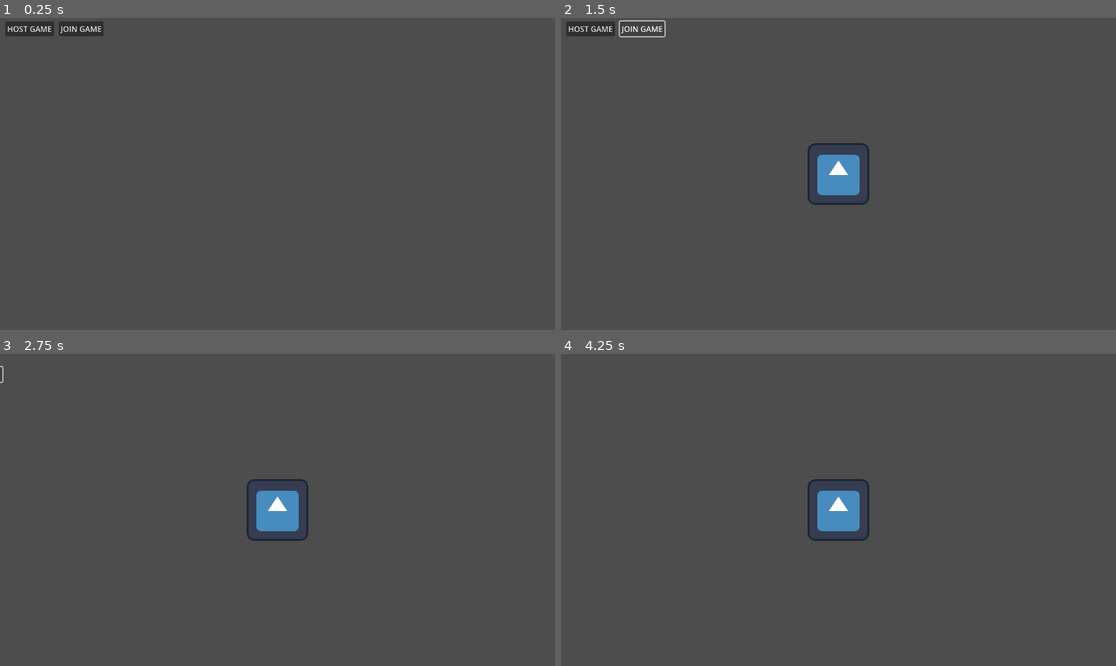
Above: before the commit, frames 1-4 (two rows, left to right).
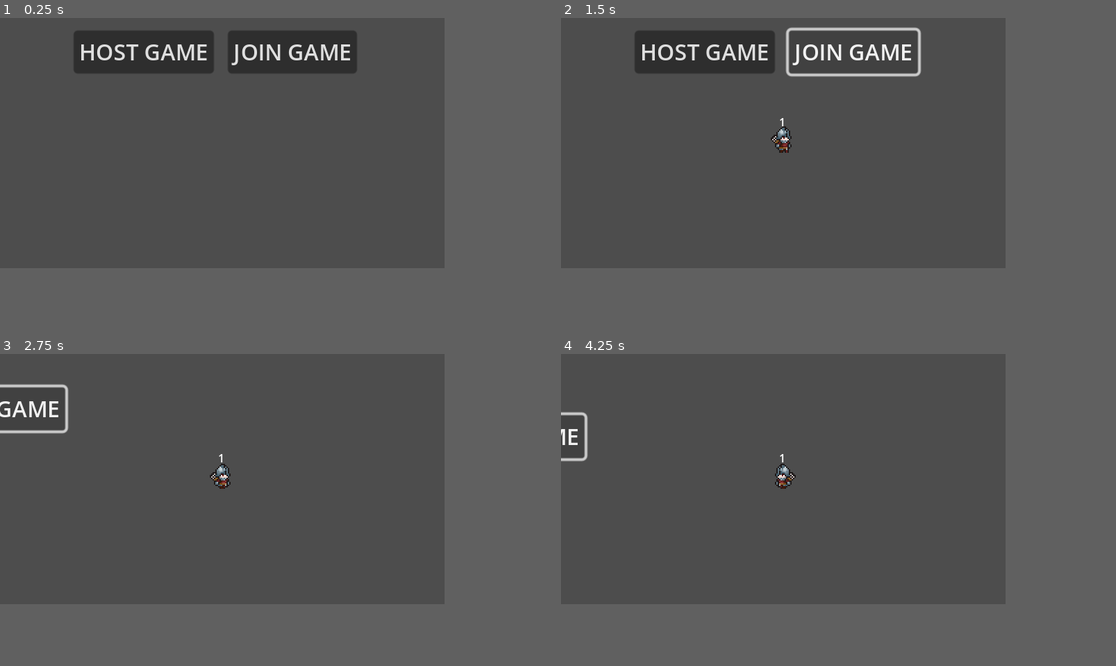
Above: after the commit, the same moments.

Repository: Folkor42/multiplayer-testing
Game: Godot game, scene res://main.tscn
The game is run twice, just before and just after one commit, with the same random seed, the same clock (stepped at 60 frames per second) and the same inputs. The engine's default icon, where the game draws it, is replaced by a stand-in: a white triangle on a blue panel in a dark square.
Inputs:
- Up to frame 1 (0.25 s): no input
- Up to frame 2 (1.5 s): click "HOST GAME" at 0.5 s; click "JOIN GAME" at 1.25 s
- Up to frame 3 (2.75 s): hold Right (ui_right) from 2.03 s (still down); tap M (SwitchMat, bound only after the commit) at 2.1 s; tap Up (ui_up) at 2.27 s; tap Z (attack, bound only after the commit) at 2.3 s
- Up to frame 4 (4.25 s): tap Z (attack, bound only after the commit) at 2.85, 3.8 s; tap Up (ui_up) at 3.02 s; tap M (SwitchMat, bound only after the commit) at 3.05, 3.6 s; release Right (ui_right) at 3.53 s; hold Left (ui_left) from 3.53 s (still down)
In our replay, the window is 799x449 before the commit and 640x360 after it. These sizes can differ from the game's own. Grey fills any space a smaller window leaves; there, only what the larger window draws over its background counts as a difference.

The runs differ from the first frame. In frame 1, 6.8% of the frame differs, in the area x 1-65%, y 1-18%; in frame 2, 6.5%; in frame 3, 2.2%; in frame 4, 1.8%.

Commit message:
Added in player and birds to fight.

Diff:
--- /dev/null
+++ b/bird.gd
@@ -0,0 +1,54 @@
+extends CharacterBody2D
+@onready var turnaround: Timer = $Turnaround
+@onready var sprite: Sprite2D = $Sprite2D
+@onready var animation_player: AnimationPlayer = $Sprite2D/AnimationPlayer
+@onready var hit_box: Area2D = $HitBox
+
+signal Enemy_Damaged
+
+var walk_speed : int = 20
+var hp : int = 3
+var edelta : float = 0
+
+func _ready() -> void:
+	velocity.x = walk_speed
+	turnaround.timeout.connect(turn_around)
+	hit_box.Damaged.connect( _take_damage )
+	get_tree().process_frame.connect(_each_frame)
+	pass
+
+func _process(_delta: float) -> void:
+	edelta=_delta
+	move_and_slide()
+
+func turn_around()->void:
+	walk_speed *= -1
+	sprite.flip_h = !sprite.flip_h
+	velocity.x = walk_speed
+
+func _take_damage ( hurt_box : HurtBox ) -> void:
+	hp -= hurt_box.damage
+	if hp > 0:
+		print("OW")
+		velocity = Vector2.ZERO
+		Enemy_Damaged.emit( hurt_box )
+		animation_player.play("hurt")
+		await animation_player.animation_finished
+		animation_player.play("idle")
+		velocity.x = walk_speed
+	else:
+		queue_free()
+
+func _enter_tree() -> void:
+	set_multiplayer_authority(name.to_int())
+
+@rpc("unreliable","any_peer","call_local") func updatePos (id, pos, animation, flip):
+	if !is_multiplayer_authority():
+		if name == id:
+			position = lerp (position, pos, edelta * 15)
+			animation_player.play(animation)
+			sprite.flip_h=flip
+
+func _each_frame():
+	if is_multiplayer_authority():
+		rpc("updatePos", name, position,animation_player.current_animation, sprite.flip_h)
--- /dev/null
+++ b/bird.tscn
@@ -0,0 +1,120 @@
+[gd_scene load_steps=10 format=3 uid="uid://tapx1dp63xpa"]
+
+[ext_resource type="Script" path="res://bird.gd" id="1_8nysf"]
+[ext_resource type="Texture2D" uid="uid://d4hq6868ex0ou" path="res://BIRDSPRITESHEET_White.png" id="1_mv1xi"]
+[ext_resource type="PackedScene" uid="uid://dy37i2pue1viu" path="res://hit_box.tscn" id="3_3547t"]
+
+[sub_resource type="Animation" id="Animation_uq2jj"]
+length = 0.001
+tracks/0/type = "value"
+tracks/0/imported = false
+tracks/0/enabled = true
+tracks/0/path = NodePath(".:frame")
+tracks/0/interp = 1
+tracks/0/loop_wrap = true
+tracks/0/keys = {
+"times": PackedFloat32Array(0),
+"transitions": PackedFloat32Array(1),
+"update": 1,
+"values": [0]
+}
+tracks/1/type = "value"
+tracks/1/imported = false
+tracks/1/enabled = true
+tracks/1/path = NodePath(".:modulate")
+tracks/1/interp = 1
+tracks/1/loop_wrap = true
+tracks/1/keys = {
+"times": PackedFloat32Array(0),
+"transitions": PackedFloat32Array(1),
+"update": 0,
+"values": [Color(1, 1, 1, 1)]
+}
+
+[sub_resource type="Animation" id="Animation_0xnsa"]
+resource_name = "idle"
+length = 0.4
+loop_mode = 1
+tracks/0/type = "value"
+tracks/0/imported = false
+tracks/0/enabled = true
+tracks/0/path = NodePath(".:frame")
+tracks/0/interp = 1
+tracks/0/loop_wrap = true
+tracks/0/keys = {
+"times": PackedFloat32Array(0, 0.4),
+"transitions": PackedFloat32Array(1, 1),
+"update": 0,
+"values": [4, 7]
+}
+
+[sub_resource type="Animation" id="Animation_ne6qb"]
+resource_name = "hurt"
+length = 0.4
+tracks/0/type = "value"
+tracks/0/imported = false
+tracks/0/enabled = true
+tracks/0/path = NodePath(".:frame")
+tracks/0/interp = 1
+tracks/0/loop_wrap = true
+tracks/0/keys = {
+"times": PackedFloat32Array(0, 0.4),
+"transitions": PackedFloat32Array(1, 1),
+"update": 0,
+"values": [36, 39]
+}
+tracks/1/type = "value"
+tracks/1/imported = false
+tracks/1/enabled = true
+tracks/1/path = NodePath(".:modulate")
+tracks/1/interp = 1
+tracks/1/loop_wrap = true
+tracks/1/keys = {
+"times": PackedFloat32Array(0, 0.3, 0.4),
+"transitions": PackedFloat32Array(1, 1, 1),
+"update": 0,
+"values": [Color(0.729264, 0.0230083, 0.315938, 1), Color(0.74533, 0, 0.196397, 1), Color(1, 1, 1, 1)]
+}
+
+[sub_resource type="AnimationLibrary" id="AnimationLibrary_pq1g0"]
+_data = {
+"RESET": SubResource("Animation_uq2jj"),
+"hurt": SubResource("Animation_ne6qb"),
+"idle": SubResource("Animation_0xnsa")
+}
+
+[sub_resource type="RectangleShape2D" id="RectangleShape2D_5oi4m"]
+size = Vector2(9, 12)
+
+[sub_resource type="RectangleShape2D" id="RectangleShape2D_ap16t"]
+size = Vector2(18, 20)
+
+[node name="Bird" type="CharacterBody2D"]
+script = ExtResource("1_8nysf")
+
+[node name="Sprite2D" type="Sprite2D" parent="."]
+texture = ExtResource("1_mv1xi")
+hframes = 4
+vframes = 13
+
+[node name="AnimationPlayer" type="AnimationPlayer" parent="Sprite2D"]
+libraries = {
+"": SubResource("AnimationLibrary_pq1g0")
+}
+autoplay = "idle"
+
+[node name="CollisionShape2D" type="CollisionShape2D" parent="."]
+position = Vector2(-0.5, 6)
+shape = SubResource("RectangleShape2D_5oi4m")
+
+[node name="Turnaround" type="Timer" parent="."]
+wait_time = 2.0
+autostart = true
+
+[node name="HitBox" parent="." instance=ExtResource("3_3547t")]
+collision_layer = 4
+collision_mask = 0
+
+[node name="CollisionShape2D" type="CollisionShape2D" parent="HitBox"]
+position = Vector2(0, 1)
+shape = SubResource("RectangleShape2D_ap16t")
--- /dev/null
+++ b/hit_box.gd
@@ -0,0 +1,12 @@
+class_name HitBox extends Area2D
+
+signal Damaged( hurt_box : HurtBox )
+
+func _ready():
+	pass
+
+func _process( _delta ):
+	pass
+
+func TakeDamage ( hurt_box : HurtBox ) -> void:
+	Damaged.emit( hurt_box )
--- /dev/null
+++ b/hit_box.tscn
@@ -0,0 +1,6 @@
+[gd_scene load_steps=2 format=3 uid="uid://dy37i2pue1viu"]
+
+[ext_resource type="Script" path="res://hit_box.gd" id="1_rabl6"]
+
+[node name="HitBox" type="Area2D"]
+script = ExtResource("1_rabl6")
--- /dev/null
+++ b/hurt_box.gd
@@ -0,0 +1,16 @@
+class_name HurtBox extends Area2D
+
+signal did_damage
+
+@export var damage : int = 1
+
+
+func _ready():
+	area_entered.connect( AreaEntered )
+	pass
+
+func AreaEntered( a : Area2D ) -> void:
+	if a is HitBox:
+		did_damage.emit()
+		a.TakeDamage ( self )
+	pass
--- /dev/null
+++ b/hurt_box.tscn
@@ -0,0 +1,6 @@
+[gd_scene load_steps=2 format=3 uid="uid://whrnvwu5qqhf"]
+
+[ext_resource type="Script" path="res://hurt_box.gd" id="1_wuvj4"]
+
+[node name="HurtBox" type="Area2D"]
+script = ExtResource("1_wuvj4")
--- a/main.gd
+++ b/main.gd
@@ -1,16 +1,26 @@
 extends Node2D
+
+const BIRD_SCENE = preload("res://bird.tscn")
 
 @onready var host: Button = $Host
 @onready var join: Button = $Join
 @onready var camera_2d: Camera2D = $Camera2D
+@onready var timer: Timer = $Timer
 
 var peer = ENetMultiplayerPeer.new()
 @export var player_scene : PackedScene
-
+var mp_connected : bool = false
 
 func _ready() -> void:
 	host.pressed.connect (_on_host_pressed)
 	join.pressed.connect (_on_join_pressed)
+	multiplayer.peer_disconnected.connect(_on_player_disconnected)
+	timer.timeout.connect (spawn_bird)
+
+@rpc("authority", "call_remote")
+func spawn_bird()->void:
+	var bird = BIRD_SCENE.instantiate()
+	add_child(bird)
 
 func _on_host_pressed() -> void:
 	peer.create_server(12345)
@@ -18,12 +28,14 @@
 	multiplayer.peer_connected.connect(add_player)
 	add_player()
 	camera_2d.enabled=false
+	mp_connected=true
 	pass
 
 func _on_join_pressed() -> void:
-	peer.create_client("127.0.0.1", 12345)
+	peer.create_client("10.134.88.132", 12345)
 	multiplayer.multiplayer_peer = peer
 	camera_2d.enabled = false
+	mp_connected = true
 	pass
 
 func exit_game(id:int)->void:
@@ -42,3 +54,7 @@
 
 @rpc("any_peer", "call_local") func _del_player(id):
 	get_node(str(id)).queue_free()
+
+func _on_player_disconnected(id):
+	print ("Player %d left" % id)
+	get_node(str(id)).queue_free()
--- a/main.tscn
+++ b/main.tscn
@@ -10,19 +10,23 @@
 [node name="Camera2D" type="Camera2D" parent="."]
 
 [node name="Host" type="Button" parent="."]
-offset_left = -565.0
-offset_top = -317.0
-offset_right = -464.0
-offset_bottom = -286.0
+offset_left = -107.0
+offset_top = -81.0
+offset_right = -6.0
+offset_bottom = -50.0
 text = "HOST GAME"
 
 [node name="Join" type="Button" parent="."]
-offset_left = -454.0
-offset_top = -317.0
-offset_right = -367.0
-offset_bottom = -286.0
+offset_left = 4.0
+offset_top = -81.0
+offset_right = 97.0
+offset_bottom = -50.0
 text = "JOIN GAME"
 
 [node name="MultiplayerSpawner" type="MultiplayerSpawner" parent="."]
 _spawnable_scenes = PackedStringArray("res://player.tscn")
 spawn_path = NodePath("..")
+
+[node name="Timer" type="Timer" parent="."]
+wait_time = 5.0
+autostart = true
--- a/player.gd
+++ b/player.gd
@@ -2,17 +2,30 @@
 
 const SPEED = 300.0
 const JUMP_VELOCITY = -400.0
+@onready var camera_2d: Camera2D = $Camera2D
+@onready var sprite: Sprite2D = $Sprite2D
+@onready var animation_player: AnimationPlayer = $Sprite2D/AnimationPlayer
+@onready var collision_shape_2d: CollisionShape2D = $CollisionShape2D
+@onready var label: Label = $Label
 
+var edelta : float = 0
+var attacking : bool = true
+
+func _ready() -> void:
+	label.text = str(name)
+	camera_2d.enabled=is_multiplayer_authority()
+	get_tree().process_frame.connect(_each_frame)
 
 func _physics_process(delta: float) -> void:
+	edelta=delta
 	if is_multiplayer_authority():
 		# Add the gravity.
 		#if not is_on_floor():
 			#velocity += get_gravity() * delta
 
-		# Handle jump.
-		if Input.is_action_just_pressed("ui_accept") and is_on_floor():
-			velocity.y = JUMP_VELOCITY
+		## Handle jump.
+		#if Input.is_action_just_pressed("ui_accept") and is_on_floor():
+			#velocity.y = JUMP_VELOCITY
 
 		# Get the input direction and handle the movement/deceleration.
 		# As good practice, you should replace UI actions with custom gameplay actions.
@@ -20,6 +33,10 @@
 		var directionY := Input.get_axis("ui_up", "ui_down")
 		if directionX:
 			velocity.x = directionX * SPEED
+			if velocity.x <0:
+				sprite.flip_h=true
+			else:
+				sprite.flip_h=false
 		else:
 			velocity.x = move_toward(velocity.x, 0, SPEED)
 		if directionY:
@@ -27,8 +44,40 @@
 		else:
 			velocity.y = move_toward(velocity.y, 0, SPEED)
 
+		if velocity!=Vector2.ZERO and !attacking:
+			animation_player.play("walk")
+		elif !attacking:
+			animation_player.play("idle")
+
+		# Handle attack.
+		if Input.is_action_just_pressed("attack"):
+			print("Attcking")
+			attacking = true
+			animation_player.play("attack_1")
+			await animation_player.animation_finished
+			attacking = false
+
+		if Input.is_action_just_pressed("SwitchMat"):
+			rpc("changeMat", "name")
+			print("Change Mat pressed for " + str(name))
+
 		move_and_slide()
 
 func _enter_tree() -> void:
 	set_multiplayer_authority(name.to_int())
 	$Camera2D.enabled=is_multiplayer_authority()
+
+@rpc("unreliable","any_peer","call_local") func updatePos (id, pos, animation, flip):
+	if !is_multiplayer_authority():
+		if name == id:
+			position = lerp (position, pos, edelta * 15)
+			animation_player.play(animation)
+			sprite.flip_h=flip
+
+func _each_frame():
+	if is_multiplayer_authority():
+		rpc("updatePos", name, position,animation_player.current_animation, sprite.flip_h)
+
+@rpc("any_peer","call_local") func changeMat(_id):
+	if !is_multiplayer_authority():
+		print("Change Mat pressed for " + str(_id))
--- a/player.tscn
+++ b/player.tscn
@@ -1,26 +1,168 @@
-[gd_scene load_steps=5 format=3 uid="uid://d314aogccjhbc"]
+[gd_scene load_steps=12 format=3 uid="uid://d314aogccjhbc"]
 
 [ext_resource type="Script" path="res://player.gd" id="1_8bpjg"]
-[ext_resource type="Texture2D" uid="uid://w2n0mc0u8f7q" path="res://icon.svg" id="1_fuijs"]
+[ext_resource type="Texture2D" uid="uid://b52shliq6seot" path="res://Soldier.png" id="2_d571e"]
+[ext_resource type="PackedScene" uid="uid://whrnvwu5qqhf" path="res://hurt_box.tscn" id="3_muya2"]
+
+[sub_resource type="Animation" id="Animation_mbhpr"]
+length = 0.001
+tracks/0/type = "value"
+tracks/0/imported = false
+tracks/0/enabled = true
+tracks/0/path = NodePath(".:frame")
+tracks/0/interp = 1
+tracks/0/loop_wrap = true
+tracks/0/keys = {
+"times": PackedFloat32Array(0),
+"transitions": PackedFloat32Array(1),
+"update": 1,
+"values": [0]
+}
+tracks/1/type = "value"
+tracks/1/imported = false
+tracks/1/enabled = true
+tracks/1/path = NodePath("../HurtBox:monitoring")
+tracks/1/interp = 1
+tracks/1/loop_wrap = true
+tracks/1/keys = {
+"times": PackedFloat32Array(0),
+"transitions": PackedFloat32Array(1),
+"update": 1,
+"values": [false]
+}
+
+[sub_resource type="Animation" id="Animation_p1ibu"]
+resource_name = "attack_1"
+length = 0.4
+step = 0.05
+tracks/0/type = "value"
+tracks/0/imported = false
+tracks/0/enabled = true
+tracks/0/path = NodePath(".:frame")
+tracks/0/interp = 1
+tracks/0/loop_wrap = true
+tracks/0/keys = {
+"times": PackedFloat32Array(0, 0.4),
+"transitions": PackedFloat32Array(1, 1),
+"update": 0,
+"values": [18, 23]
+}
+tracks/1/type = "value"
+tracks/1/imported = false
+tracks/1/enabled = true
+tracks/1/path = NodePath("../HurtBox:monitoring")
+tracks/1/interp = 1
+tracks/1/loop_wrap = true
+tracks/1/keys = {
+"times": PackedFloat32Array(0.2, 0.4),
+"transitions": PackedFloat32Array(1, 1),
+"update": 1,
+"values": [true, false]
+}
+
+[sub_resource type="Animation" id="Animation_4k1gg"]
+resource_name = "hurt"
+length = 0.2
+step = 0.05
+tracks/0/type = "value"
+tracks/0/imported = false
+tracks/0/enabled = true
+tracks/0/path = NodePath(".:frame")
+tracks/0/interp = 1
+tracks/0/loop_wrap = true
+tracks/0/keys = {
+"times": PackedFloat32Array(0, 0.2),
+"transitions": PackedFloat32Array(1, 1),
+"update": 0,
+"values": [45, 48]
+}
+
+[sub_resource type="Animation" id="Animation_j1t6h"]
+resource_name = "idle"
+length = 0.4
+loop_mode = 1
+step = 0.05
+tracks/0/type = "value"
+tracks/0/imported = false
+tracks/0/enabled = true
+tracks/0/path = NodePath(".:frame")
+tracks/0/interp = 1
+tracks/0/loop_wrap = true
+tracks/0/keys = {
+"times": PackedFloat32Array(0, 0.4),
+"transitions": PackedFloat32Array(1, 1),
+"update": 0,
+"values": [0, 5]
+}
+
+[sub_resource type="Animation" id="Animation_hveiv"]
+resource_name = "walk"
+length = 0.5
+loop_mode = 1
+step = 0.05
+tracks/0/type = "value"
+tracks/0/imported = false
+tracks/0/enabled = true
+tracks/0/path = NodePath(".:frame")
+tracks/0/interp = 1
+tracks/0/loop_wrap = true
+tracks/0/keys = {
+"times": PackedFloat32Array(0, 0.5),
+"transitions": PackedFloat32Array(1, 1),
+"update": 0,
+"values": [9, 16]
+}
+
+[sub_resource type="AnimationLibrary" id="AnimationLibrary_jv2rn"]
+_data = {
+"RESET": SubResource("Animation_mbhpr"),
+"attack_1": SubResource("Animation_p1ibu"),
+"hurt": SubResource("Animation_4k1gg"),
+"idle": SubResource("Animation_j1t6h"),
+"walk": SubResource("Animation_hveiv")
+}
 
 [sub_resource type="RectangleShape2D" id="RectangleShape2D_0txc4"]
-size = Vector2(130, 128)
+size = Vector2(14, 12)
 
-[sub_resource type="SceneReplicationConfig" id="SceneReplicationConfig_m0o6d"]
-properties/0/path = NodePath(".:position")
-properties/0/spawn = true
-properties/0/replication_mode = 1
+[sub_resource type="RectangleShape2D" id="RectangleShape2D_eyri7"]
+size = Vector2(27, 19)
 
 [node name="Player" type="CharacterBody2D"]
+collision_layer = 0
 script = ExtResource("1_8bpjg")
 
 [node name="Sprite2D" type="Sprite2D" parent="."]
-texture = ExtResource("1_fuijs")
+texture = ExtResource("2_d571e")
+hframes = 9
+vframes = 7
+
+[node name="AnimationPlayer" type="AnimationPlayer" parent="Sprite2D"]
+libraries = {
+"": SubResource("AnimationLibrary_jv2rn")
+}
+autoplay = "idle"
 
 [node name="CollisionShape2D" type="CollisionShape2D" parent="."]
 shape = SubResource("RectangleShape2D_0txc4")
 
 [node name="Camera2D" type="Camera2D" parent="."]
 
-[node name="MultiplayerSynchronizer" type="MultiplayerSynchronizer" parent="."]
-replication_config = SubResource("SceneReplicationConfig_m0o6d")
+[node name="HurtBox" parent="." instance=ExtResource("3_muya2")]
+collision_layer = 0
+collision_mask = 4
+monitoring = false
+monitorable = false
+
+[node name="CollisionShape2D" type="CollisionShape2D" parent="HurtBox"]
+position = Vector2(6.5, 0.5)
+shape = SubResource("RectangleShape2D_eyri7")
+
+[node name="Label" type="Label" parent="."]
+offset_left = -20.0
+offset_top = -21.0
+offset_right = 20.0
+offset_bottom = -9.0
+theme_override_font_sizes/font_size = 8
+text = "PLAYER ID"
+horizontal_alignment = 1
--- a/project.godot
+++ b/project.godot
@@ -14,3 +14,28 @@
 run/main_scene="res://main.tscn"
 config/features=PackedStringArray("4.3", "Forward Plus")
 config/icon="res://icon.svg"
+
+[display]
+
+window/size/viewport_width=320
+window/size/viewport_height=180
+window/size/window_width_override=640
+window/size/window_height_override=360
+window/stretch/mode="canvas_items"
+
+[input]
+
+SwitchMat={
+"deadzone": 0.5,
+"events": [Object(InputEventKey,"resource_local_to_scene":false,"resource_name":"","device":-1,"window_id":0,"alt_pressed":false,"shift_pressed":false,"ctrl_pressed":false,"meta_pressed":false,"pressed":false,"keycode":0,"physical_keycode":77,"key_label":0,"unicode":109,"location":0,"echo":false,"script":null)
+]
+}
+attack={
+"deadzone": 0.5,
+"events": [Object(InputEventKey,"resource_local_to_scene":false,"resource_name":"","device":-1,"window_id":0,"alt_pressed":false,"shift_pressed":false,"ctrl_pressed":false,"meta_pressed":false,"pressed":false,"keycode":0,"physical_keycode":90,"key_label":0,"unicode":122,"location":0,"echo":false,"script":null)
+]
+}
+
+[rendering]
+
+textures/canvas_textures/default_texture_filter=0
Binary file added: BIRDSPRITESHEET_Blue.png
Not shown, added: BIRDSPRITESHEET_Blue.png.import
Binary file added: BIRDSPRITESHEET_White.png
Not shown, added: BIRDSPRITESHEET_White.png.import
Binary file added: Droplets.jpg
Not shown, added: Droplets.jpg.import
Binary file added: Soldier.png
Not shown, added: Soldier.png.import
